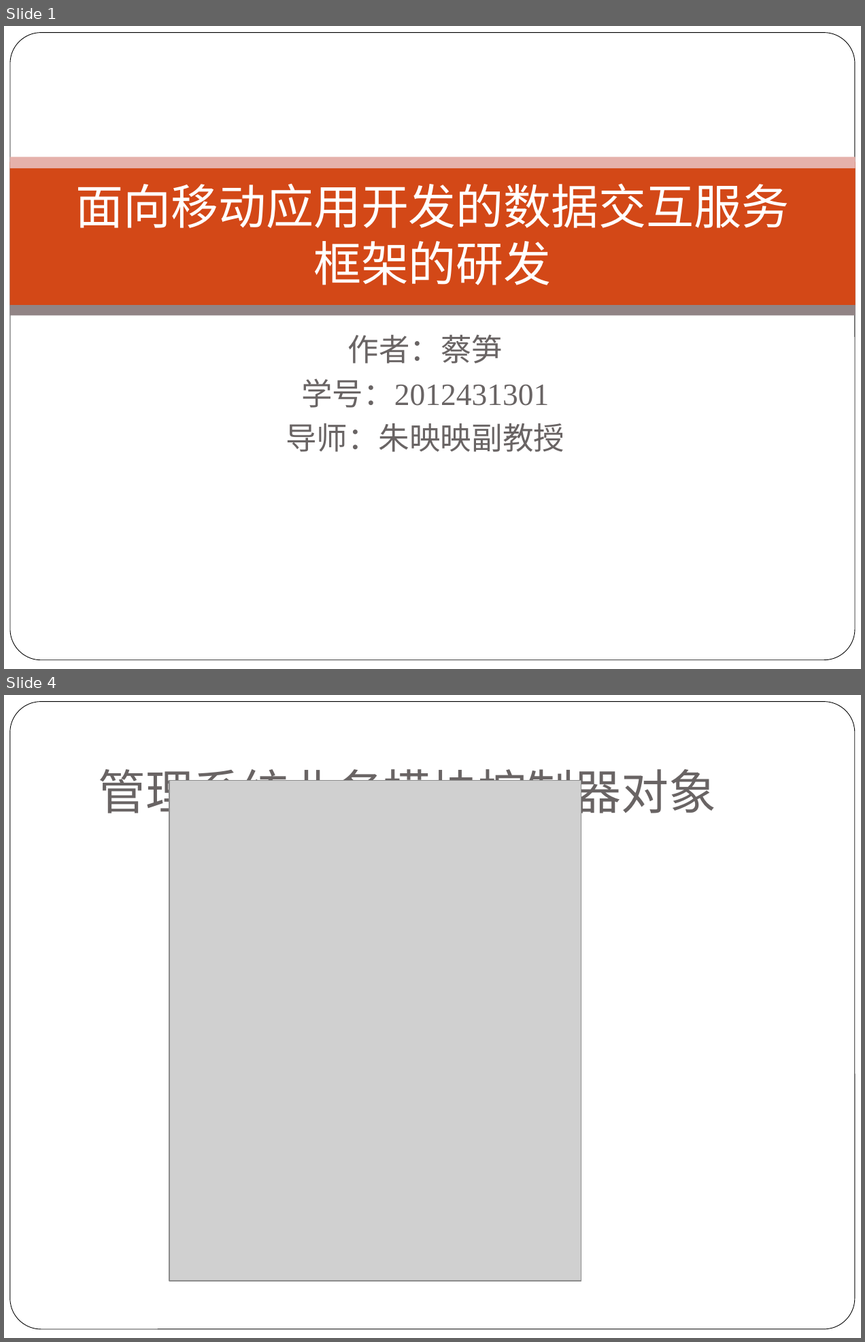
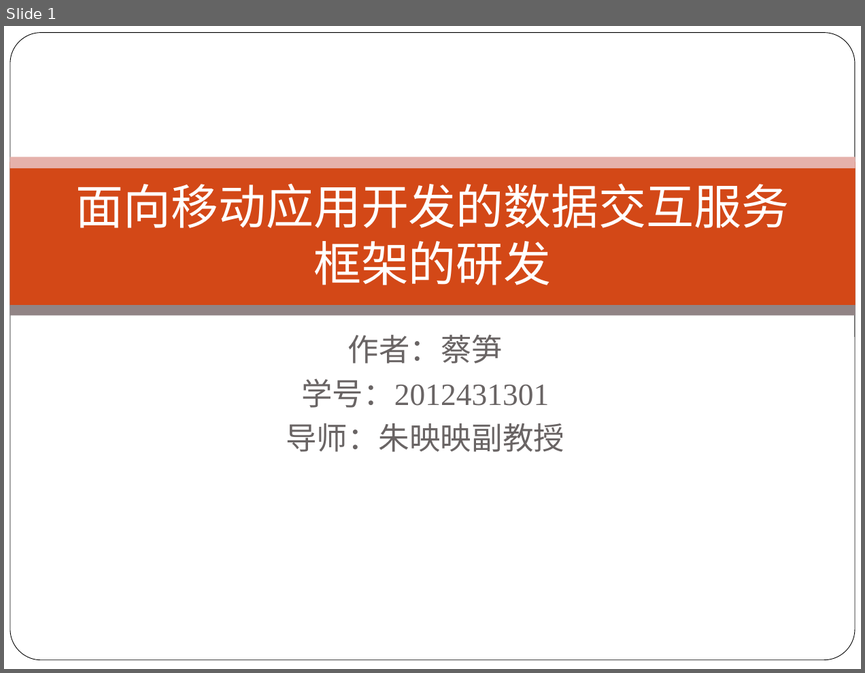
Before and after one commit to alucard263096/MyPaper, a slide deck: 论文PPT.pptx. Shown one above the other, each under a label of ours: slides 1 and 4 before the commit, slide 1 after it; the slides between them are not shown. The pictures are 865x1342 and 865x673 pixels, drawn with LibreOffice and Linux fonts; fonts in the diff are those of the drawing; grey boxes stand for pictures; background and template pictures are left out. Boxes give left, top, right and bottom in pixels: in the first picture for what was removed or moved away, otherwise in the second. Text is boxed around its words. In the diff, an @@ line names an element or a change of style, - is before the commit and + after.

```diff
--- a/论文PPT.pptx
+++ b/论文PPT.pptx
@@ slide 4 removed at <box>4,695,861,1338</box>, background #FFFFFF; not listed: 1 template element that a slide beside it also shows @@
@@ title removed at <box>98,762,716,821</box> @@
-管理系统业务模块控制器对象
@@ picture removed at <box>169,780,581,1280</box> @@
```
Also in this commit, not shown: 9 slides changed, 2 slides added, 4 other slides removed, 1 other file.
